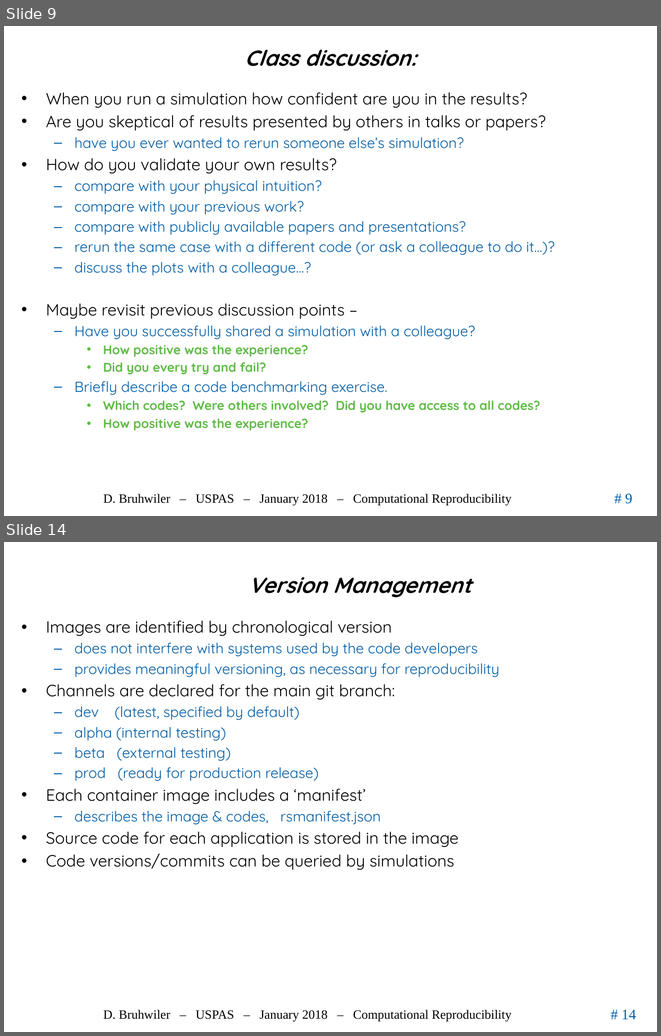
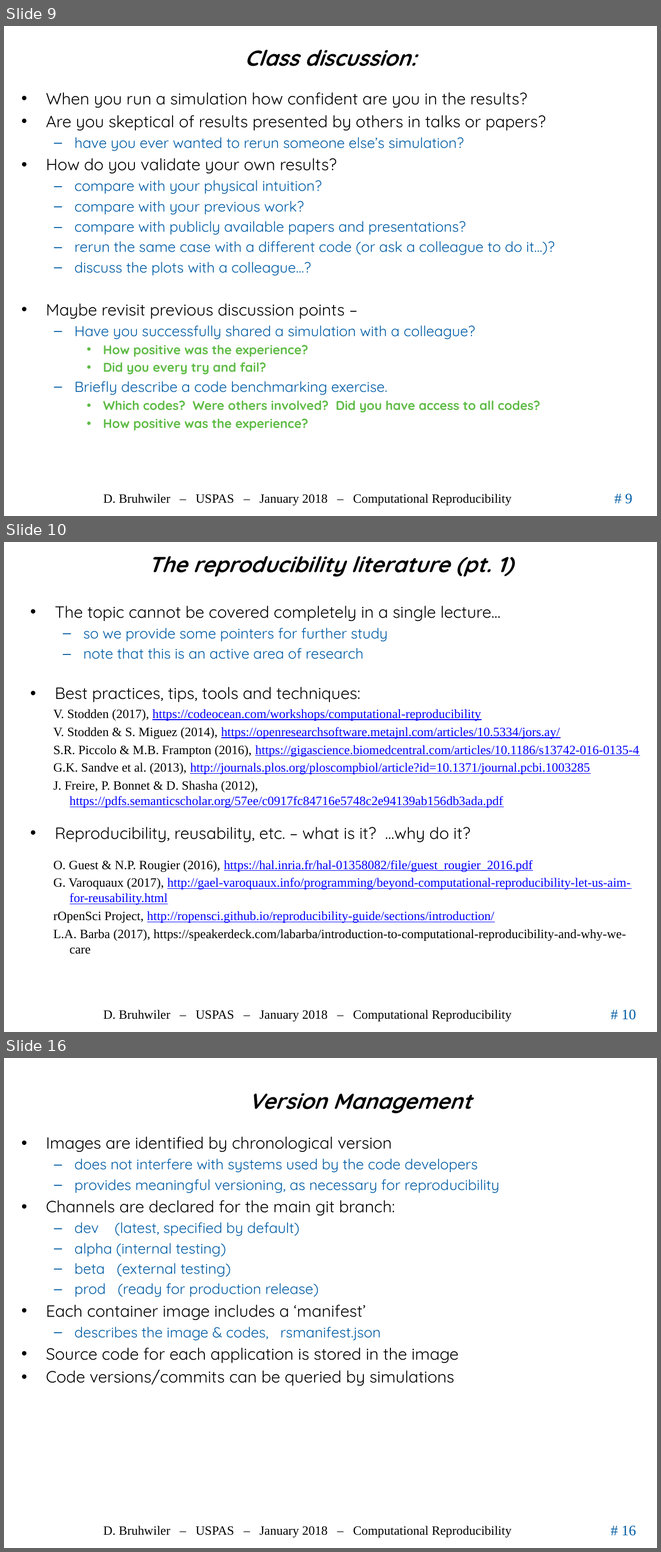
Before and after one commit to uspas/simbeamplasma18, a slide deck: computational_reproducibility/lecture/2018_ComputationalReproducibility_Bruhwiler_USPAS.pptx. Shown one above the other, each under a label of ours: slides 9 and 14 before the commit, slides 9, 10 and 16 after it; the slides between them are not shown. The pictures are 661x1036 and 661x1552 pixels, drawn with LibreOffice and Linux fonts; fonts in the diff are those of the drawing; background and template pictures are left out. Boxes give left, top, right and bottom in pixels: in the first picture for what was removed or moved away, otherwise in the second. Text is boxed around its words. In the diff, an @@ line names an element or a change of style, - is before the commit and + after.

```diff
--- a/computational_reproducibility/lecture/2018_ComputationalReproducibility_Bruhwiler_USPAS.pptx
+++ b/computational_reproducibility/lecture/2018_ComputationalReproducibility_Bruhwiler_USPAS.pptx
@@ slide 10 added at [4,542,657,1032], background #FFFFFF; not listed: 3 template elements that a slide beside it also shows @@
@@ title added at [148,556,513,577], 24 pt, text #000000, bold, italic @@
+The reproducibility literature (pt. 1)
@@ text added at [55,606,500,842], 18 pt, text #000000 @@
+• The topic cannot be covered completely in a single lecture…
+  – so we provide some pointers for further study
+  – note that this is an active area of research
+• Best practices, tips, tools and techniques:
+• Reproducibility, reusability, etc. – what is it? …why do it?
@@ text added at [53,709,639,808], 14 pt, text #0000FF, underline @@
+V. Stodden (2017), https://codeocean.com/workshops/computational-reproducibility
+V. Stodden & S. Miguez (2014), https://openresearchsoftware.metajnl.com/articles/10.5334/jors.ay/
+S.R. Piccolo & M.B. Frampton (2016), https://gigascience.biomedcentral.com/articles/10.1186/s13742-016-0135-4
+G.K. Sandve et al. (2013), http://journals.plos.org/ploscompbiol/article?id=10.1371/journal.pcbi.1003285
+J. Freire, P. Bonnet & D. Shasha (2012), https://pdfs.semanticscholar.org/57ee/c0917fc84716e5748c2e94139ab156db3ada.pdf
@@ text added at [53,860,630,954], 14 pt, text #0000FF, underline @@
+O. Guest & N.P. Rougier (2016), https://hal.inria.fr/hal-01358082/file/guest_rougier_2016.pdf
+G. Varoquaux (2017), http://gael-varoquaux.info/programming/beyond-computational-reproducibility-let-us-aim-for-reusability.html
+rOpenSci Project, http://ropensci.github.io/reproducibility-guide/sections/introduction/
+L.A. Barba (2017), https://speakerdeck.com/labarba/introduction-to-computational-reproducibility-and-why-we-care
@@ what was slide 14 is now slide 16 @@
@@ page number at [621,1525,636,1536]: text changed @@
-# 14
+# 16
```
Also in this commit, not shown: 2 slides changed, 3 other slides added, 2 slides removed.
